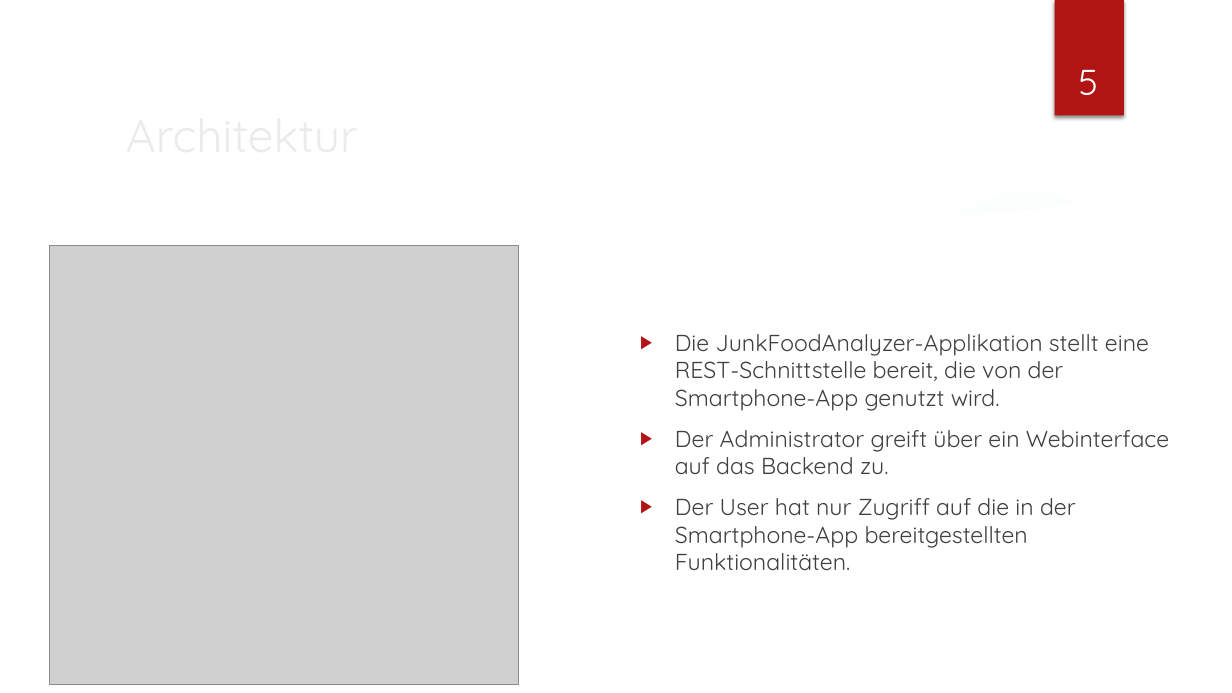
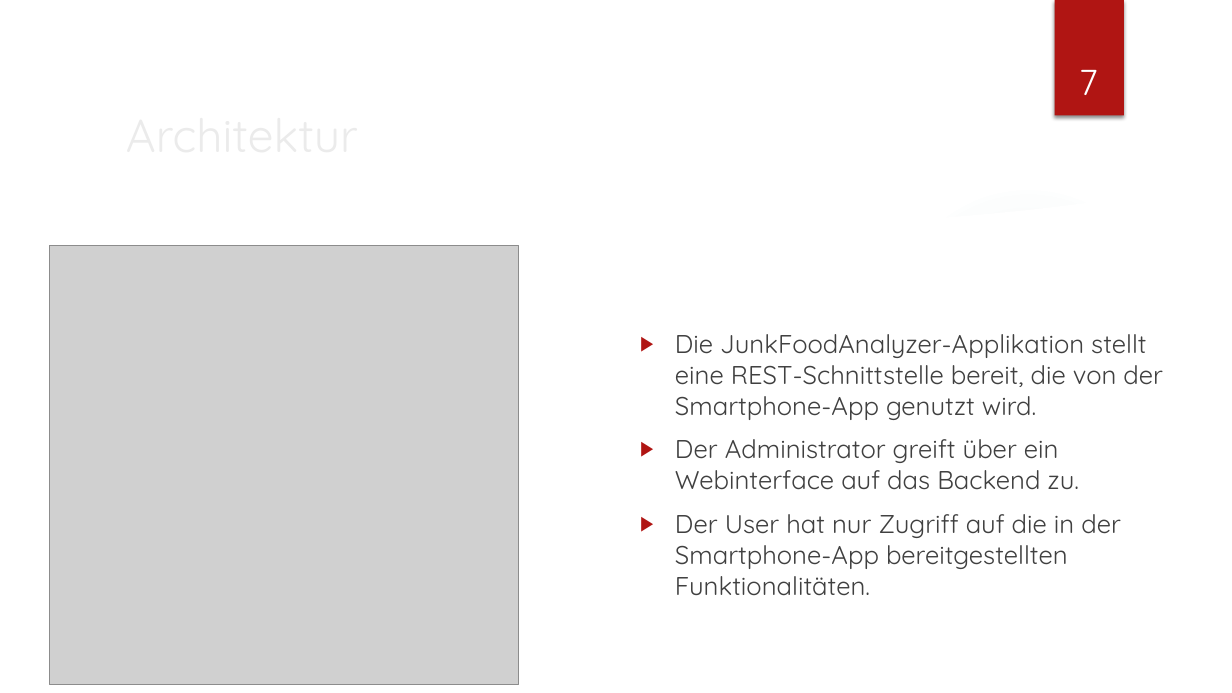
Before and after one commit to stauti/junk-food-analyzer, a slide deck: slide 7 of docs/Spezifikation/WS2.pptx (slide 5 before the commit). Drawn at 1232x693 pixels with LibreOffice and Linux fonts; fonts in the diff are those of the drawing; grey boxes stand for pictures; background and template pictures are left out. Boxes give left, top, right and bottom in pixels: in the first picture for what was removed or moved away, otherwise in the second. Text is boxed around its words. In the diff, an @@ line names an element or a change of style, - is before the commit and + after.

```diff
--- a/docs/Spezifikation/WS2.pptx
+++ b/docs/Spezifikation/WS2.pptx
@@ page number at (1079, 70, 1098, 95): text changed @@
-5
+7
@@ text "Die JunkFoodAnalyzer-Applikation stellt eine REST-Schnittste ..." at (675, 334, 1163, 596): size 18 to 20 pt @@
```
Also in this commit, not shown: 5 other slides changed, 7 slides added, 1 other file.
